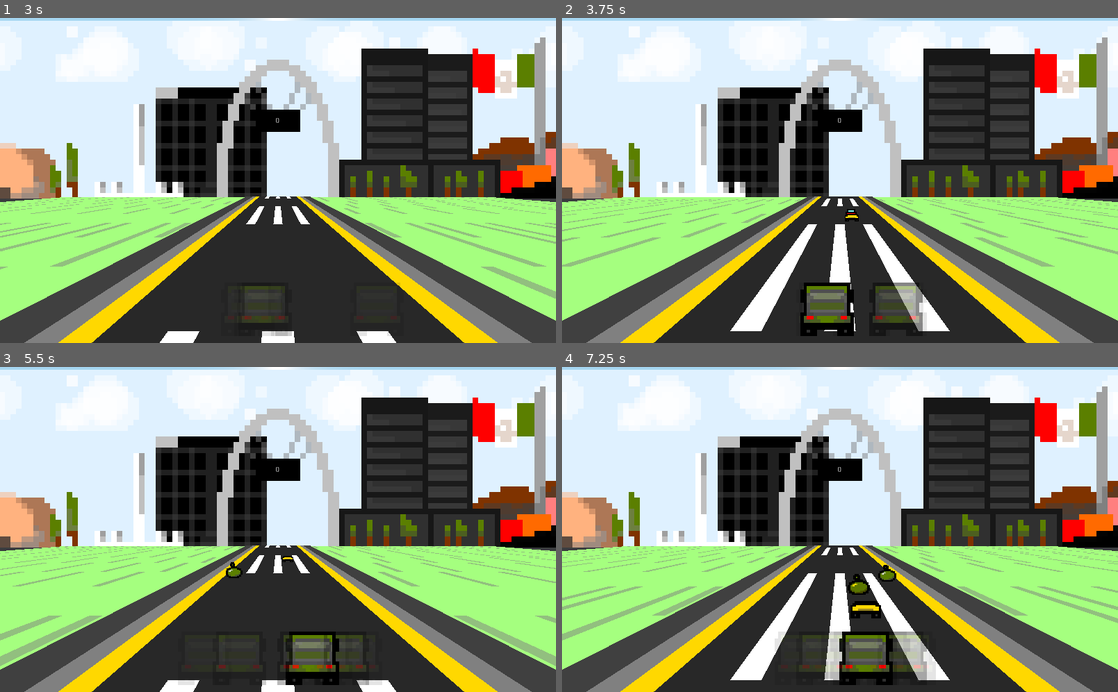
Above: before the commit, frames 1-4 (two rows, left to right).
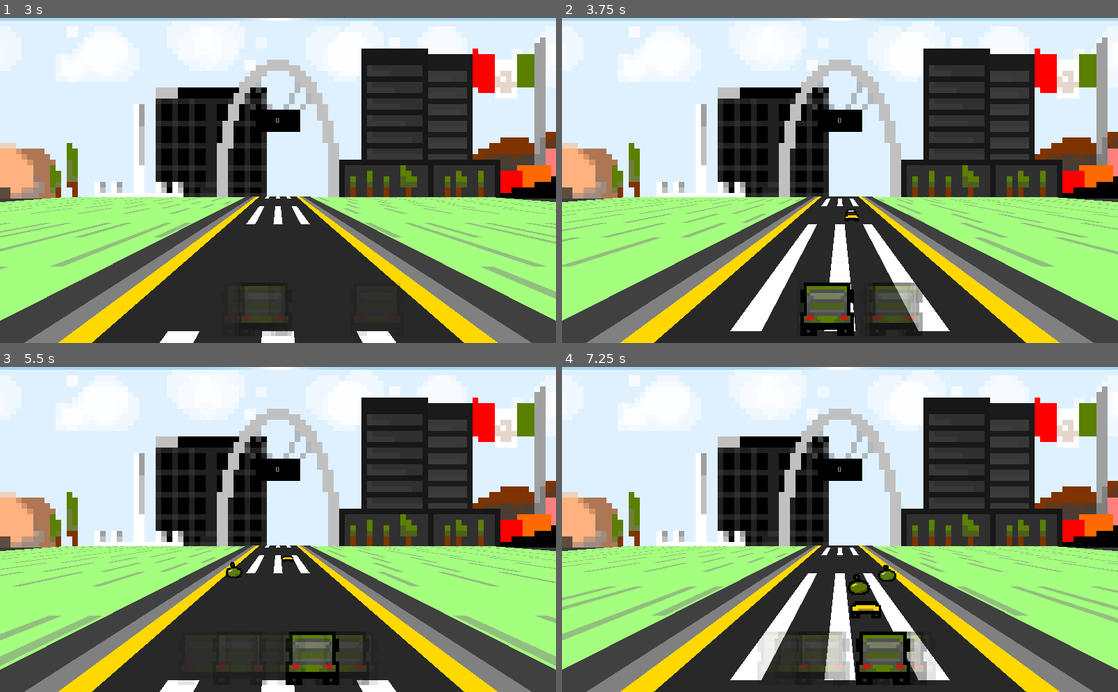
Above: after the commit, the same moments.

Repository: ClarkThyLord/Speed-Trash
Game: Godot game, scene res://src/game/game.tscn
Two runs of this game, one before a commit and one after it. Both use one fixed random seed, a clock stepped at 60 frames per second and the inputs below.
Inputs:
- Up to frame 1 (3 s): hold Right (ui_right) 0.53-1.28 s; hold Space (action_break) 0.53-1.28 s; hold Left (ui_left) 1.28-2.03 s; tap Space (action_break) at 1.35, 2.85 s; hold Right (ui_right) 2.03-2.78 s; hold Space (action_break) 2.03-2.78 s; hold Shift (action_accelerate) from 2.78 s (still down)
- Up to frame 2 (3.75 s): release Shift (action_accelerate) at 3.53 s; hold Left (ui_left) from 3.53 s (still down); hold Space (action_break) from 3.53 s (still down)
- Up to frame 3 (5.5 s): keep holding Left (ui_left); release Space (action_break) at 4.28 s; tap Space (action_break) at 4.35 s; hold Space (action_break) from 5.03 s (still down)
- Up to frame 4 (7.25 s): release Left (ui_left) at 5.78 s; release Space (action_break) at 5.78 s; hold Right (ui_right) 5.78-6.53 s; tap Space (action_break) at 5.85 s; hold Shift (action_accelerate) from 6.53 s (still down); hold Space (action_break) from 6.53 s (still down)

Frame 1 is identical in both runs. In frame 2, 0.2% of the frame differs, in the area x 55-66%, y 81-97%; in frame 3, less than 0.1%; in frame 4, 1.6%, in the area x 35-64%, y 81-98%.

Commit message:
improve move states
Clark was here :V

Diff:
--- a/src/garbage_truck/garbage_truck.gd
+++ b/src/garbage_truck/garbage_truck.gd
@@ -57,7 +57,7 @@
 
 func _physics_process(delta : float) -> void:
 	if ai:
-		var state = ""
+		var state = " "
 
 		var areas := view.get_overlapping_areas()
 		if areas.size() > 1:
@@ -73,17 +73,19 @@
 		var q_table := _get_q_table()
 
 		var moves := [
-			translation,
-			Vector3(clamp(translation.x + speed * delta, -6.0, 6.0), 0, 0),
-			Vector3(clamp(translation.x + -speed * delta, -6.0, 6.0), 0, 0)
+			translation.x,
+			clamp(translation.x + speed * delta, -6.0, 6.0),
+			clamp(translation.x + -speed * delta, -6.0, 6.0),
 		]
 
-		var best_move = -Vector3.INF
+		var best_move = -INF
 		var best_move_hash
 		var best_move_value = -INF
 
 		for move in moves:
-			var move_hash := hash(str(move) + state)
+			var move_state = str(move) + state
+			print(move_state)
+			var move_hash := hash(move_state)
 			var move_value : float = q_table.get(move_hash, -INF)
 			if move_value > best_move_value:
 				best_move = move
@@ -91,12 +93,12 @@
 				best_move_value = move_value
 
 		var exploration_rate := 0.2
-		if best_move == -Vector3.INF or \
+		if best_move == -INF or \
 				randf() <= exploration_rate:
 			best_move = moves[randi() % moves.size()]
 			best_move_hash = hash(str(best_move) + state)
 
-		translation = best_move
+		translation.x = best_move
 		_moves.append(best_move_hash)
 	else:
 		var direction := Vector3.ZERO
